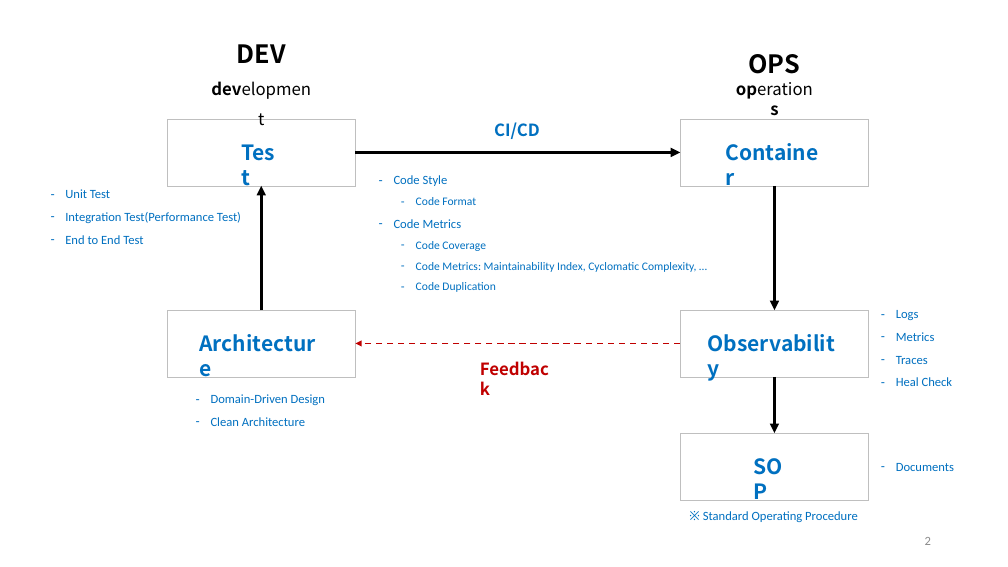
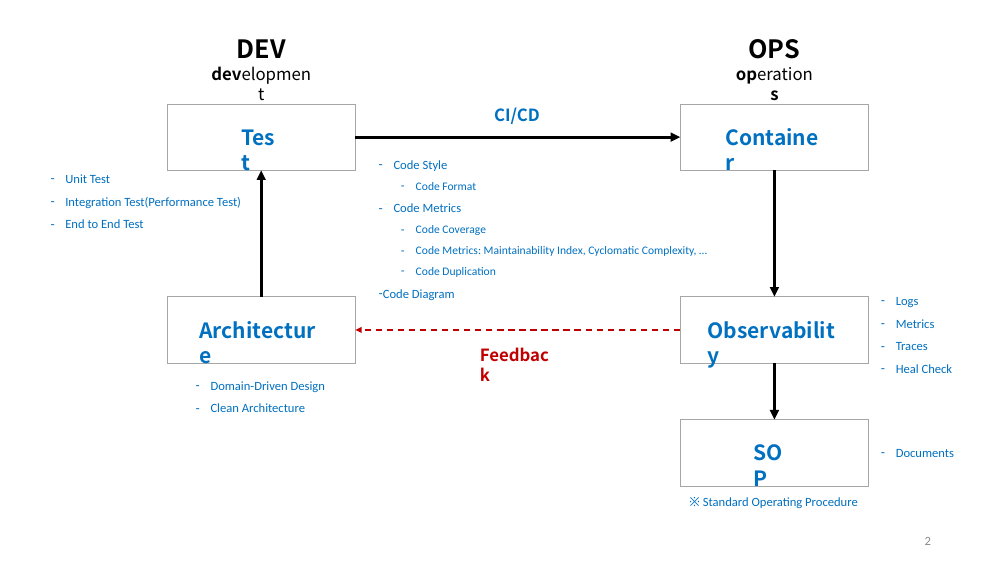
Before and after one commit to hhko/ArchDdd, a slide deck: slide 2 of README.pptx. Drawn at 1008x567 pixels with LibreOffice and Linux fonts; fonts in the diff are those of the drawing. Boxes give left, top, right and bottom in pixels: in the first picture for what was removed or moved away, otherwise in the second. Text is boxed around its words. In the diff, an @@ line names an element or a change of style, - is before the commit and + after.

```diff
--- a/README.pptx
+++ b/README.pptx
@@ text "DEV" at (237, 39, 286, 58): line spacing 1.5 to 1 @@
@@ text at (749, 39, 801, 59): line spacing 1.5 to 1 @@
@@ 12 texts, 5 arrows, 5 rectangles: place and size @@
-12 texts, 5 arrows, 5 rectangles at (65, 119, 954, 522)
+12 texts, 5 arrows, 5 rectangles at (65, 104, 954, 508)
@@ outline #BFBFBF 0.25 pt to #A6A6A6 0.25 pt in 5 elements at (167, 296, 355, 363), (681, 296, 869, 363), (681, 420, 869, 486), (167, 104, 355, 170), (681, 104, 869, 170) @@
@@ text "Code Style": place and size @@
-text "Code Style" at (394, 175, 697, 292)
+text "Code Style" at (383, 160, 697, 300)
@@ text at (383, 289, 455, 300): paragraph added @@
+– Code Diagram
```
Also in this commit, not shown: 14 other files.
